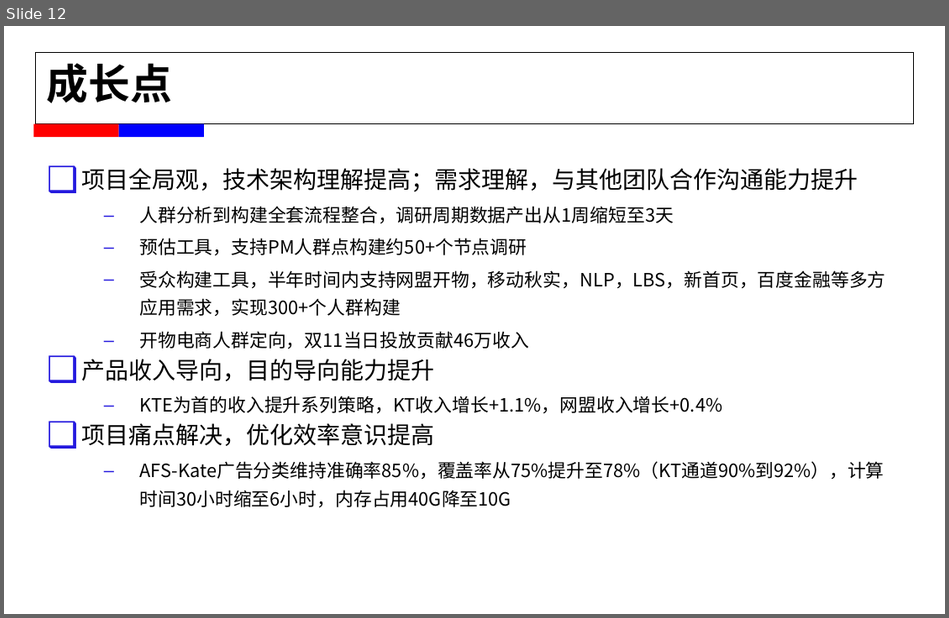
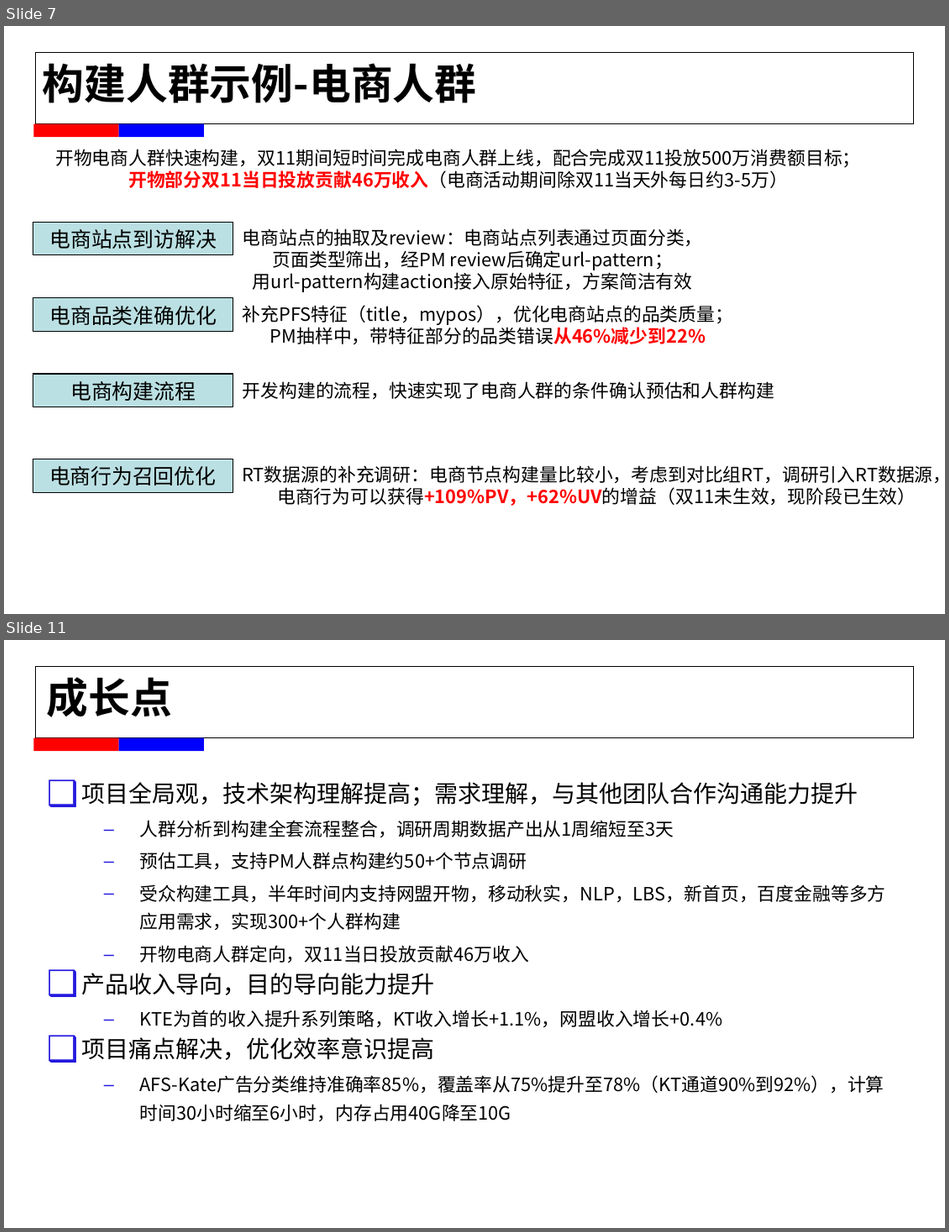
Before and after one commit to alexxyjiang/baidu-tech-report, a slide deck: For T5/蒋学渊_2015年春工作述职.pptx. Shown one above the other, each under a label of ours: slide 12 before the commit, slides 7 and 11 after it; the slides between them are not shown. The pictures are 949x618 and 949x1232 pixels, drawn with LibreOffice and Linux fonts; fonts in the diff are those of the drawing; background and template pictures are left out. Boxes give left, top, right and bottom in pixels: in the first picture for what was removed or moved away, otherwise in the second. Text is boxed around its words. In the diff, an @@ line names an element or a change of style, - is before the commit and + after.

```diff
--- a/For T5/蒋学渊_2015年春工作述职.pptx
+++ b/For T5/蒋学渊_2015年春工作述职.pptx
@@ slide 7 added at (4, 26, 945, 614), background #FFFFFF; not listed: 4 template elements that a slide beside it also shows @@
@@ text added at (43, 63, 477, 103), 32 pt, text #000000, bold @@
+构建人群示例-电商人群
@@ text added at (55, 149, 860, 188), 14 pt, text #000000 @@
+    开物电商人群快速构建，双11期间短时间完成电商人群上线，配合完成双11投放500万消费额目标；
+    开物部分双11当日投放贡献46万收入（电商活动期间除双11当天外每日约3-5万）
@@ rectangle added at (33, 222, 233, 254), fill #BBE0E3, outline #000000 0.75 pt, 16 pt, text #000000 @@
+电商站点到访解决
@@ text added at (243, 228, 703, 292), 14 pt, text #000000 @@
+电商站点的抽取及review：电商站点列表通过页面分类，
+页面类型筛出，经PM review后确定url-pattern；
+用url-pattern构建action接入原始特征，方案简洁有效
@@ rectangle added at (33, 298, 233, 331), fill #BBE0E3, outline #000000 0.75 pt, 16 pt, text #000000 @@
+电商品类准确优化
@@ text added at (243, 305, 733, 344), 14 pt, text #000000 @@
+补充PFS特征（title，mypos），优化电商站点的品类质量；
+PM抽样中，带特征部分的品类错误从46%减少到22%
@@ rectangle added at (33, 374, 233, 407), fill #BBE0E3, outline #000000 0.75 pt, 16 pt, text #000000 @@
+电商构建流程
@@ text added at (243, 381, 774, 399), 14 pt, text #000000 @@
+开发构建的流程，快速实现了电商人群的条件确认预估和人群构建
@@ rectangle added at (33, 459, 233, 491), fill #BBE0E3, outline #000000 0.75 pt, 16 pt, text #000000 @@
+电商行为召回优化
@@ text added at (242, 465, 945, 506), 14 pt, text #000000 @@
+RT数据源的补充调研：电商节点构建量比较小，考虑到对比组RT，调研引入RT数据源，
+电商行为可以获得+109%PV，+62%UV的增益（双11未生效，现阶段已生效）
@@ what was slide 12 is now slide 11 @@
```
Also in this commit, not shown: 8 slides changed, 1 other slide added, 3 slides removed, 2 other files.
